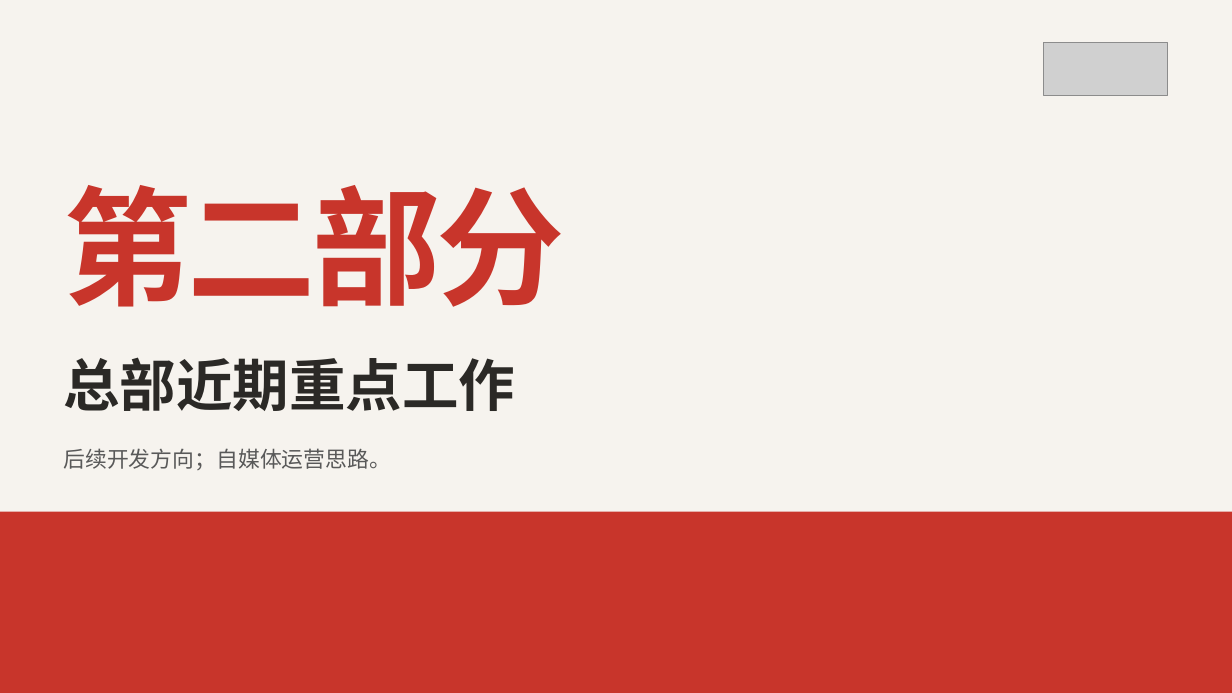
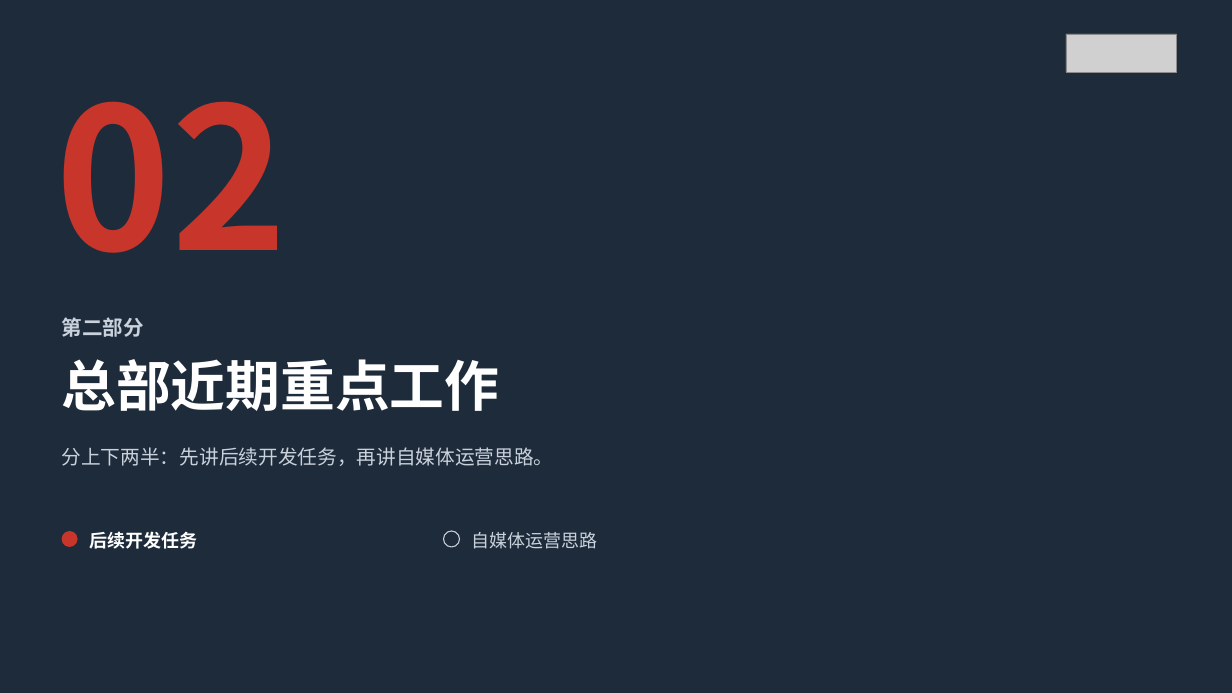
Before and after one commit to wuwenjia6498/laojohn-lesson-plan, a slide deck: slide 4 of 写作课相关宣传文件/国庆后宣讲/1-国庆后宣讲-主宣讲.pptx. Drawn at 1232x693 pixels with LibreOffice and Linux fonts; fonts in the diff are those of the drawing; grey boxes stand for pictures. Boxes give left, top, right and bottom in pixels: in the first picture for what was removed or moved away, otherwise in the second. Text is boxed around its words. In the diff, an @@ line names an element or a change of style, - is before the commit and + after.

```diff
--- a/写作课相关宣传文件/国庆后宣讲/1-国庆后宣讲-主宣讲.pptx
+++ b/写作课相关宣传文件/国庆后宣讲/1-国庆后宣讲-主宣讲.pptx
@@ background #F6F3EE to #1E2B3A @@
@@ picture removed at (1044, 43, 1168, 95) @@
@@ picture added at (1066, 34, 1177, 72) @@
@@ text added at (55, 101, 287, 253), 230 pt, text #C8352B, bold @@
+02
@@ text "第二部分": place and size @@
-text "第二部分" at (63, 185, 565, 307)
+text "第二部分" at (62, 317, 144, 337)
@@ text "第二部分" at (62, 317, 144, 337): size 150 to 24 pt, text colour #C8352B to #C9D2DC, letter spacing -4.5 to 0 pt; line spacing 0.62 to 1.3 @@
@@ text "总部近期重点工作" at (62, 359, 500, 411): size 66 to 64 pt, text colour #2B2926 to #FFFFFF; line spacing 1 to 1.05 @@
@@ text at (62, 447, 554, 466): text changed; size 25.5 to 23 pt; text colour #595959 to #C9D2DC @@
-后续开发方向；自媒体运营思路。
+分上下两半：先讲后续开发任务，再讲自媒体运营思路。
@@ rectangle removed at (0, 511, 1232, 693) @@
@@ ellipse added at (62, 531, 78, 547), fill #C8352B @@
@@ text added at (89, 531, 197, 549), 21 pt, text #FFFFFF, bold @@
+后续开发任务
@@ ellipse added at (444, 531, 460, 547), outline #C9D2DC 1.25 pt @@
@@ text added at (471, 532, 597, 549), 21 pt, text #C9D2DC @@
+自媒体运营思路
```
Also in this commit, not shown: 11 other slides changed, 10 slides added, 8 slides removed, 1 other file.
